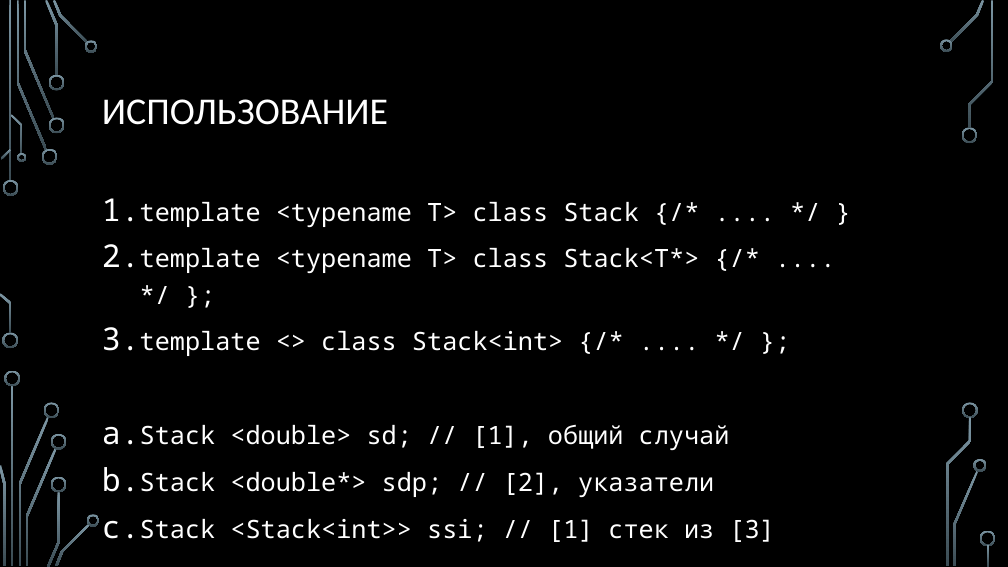
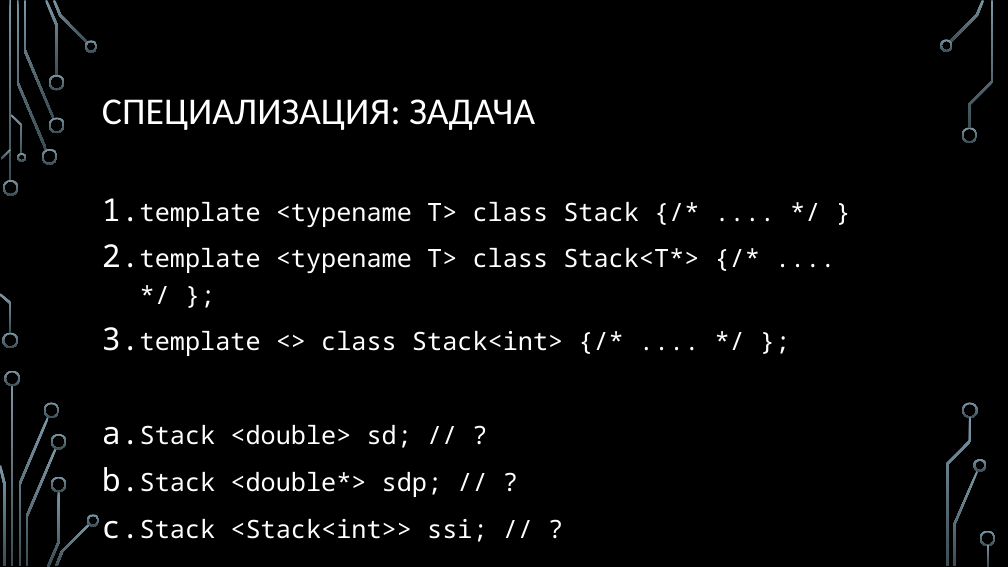
Before and after one commit to MIPT-ILab/cpp-lects-rus, a slide deck: slide 9 of slides/lec2-2-class-templates.pptx. Drawn at 1008x567 pixels with LibreOffice and Linux fonts; fonts in the diff are those of the drawing; background and template pictures are left out. Boxes give left, top, right and bottom in pixels: in the first picture for what was removed or moved away, otherwise in the second. Text is boxed around its words. In the diff, an @@ line names an element or a change of style, - is before the commit and + after.

```diff
--- a/slides/lec2-2-class-templates.pptx
+++ b/slides/lec2-2-class-templates.pptx
@@ title at <box>102,99,535,130</box>: text changed @@
-ИСПОЛЬЗОВАНИЕ
+СПЕЦИАЛИЗАЦИЯ: ЗАДАЧА
@@ text at <box>140,425,488,542</box>: text changed @@
-d. Stack <double> sd; // [1], общий случай
-e. Stack <double*> sdp; // [2], указатели
-f. Stack <Stack<int>> ssi; // [1] стек из [3]
+d. Stack <double> sd; // ?
+e. Stack <double*> sdp; // ?
+f. Stack <Stack<int>> ssi; // ?
```
Also in this commit, not shown: 7 other slides changed, 14 slides added, 9 other files.
